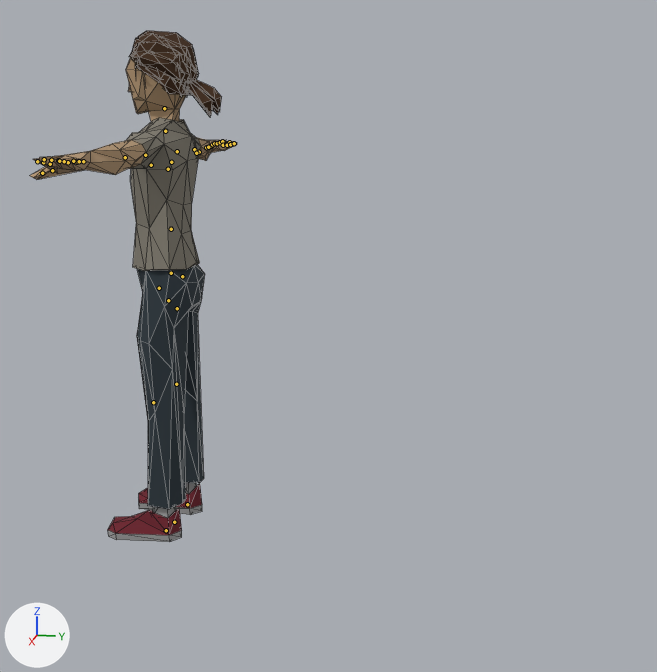
An edit to the glTF model apps/arcade/public/models/people/casual2.glb, drawn before and after from the same camera.
Rendered twice from a camera (50 mm lens) standing at (3.15, 1.18, 1.57) and looking at (0.04, 0.56, 0.8). The axes (+X, +Y, +Z) are drawn at lower left. The lights are the same throughout. The first picture is the older version. The bones that change, and the others that lie on the model, are drawn over the model as lines. Mesh edges are drawn as thin lines.

Objects in the first picture: 'Casual2_Feet'.
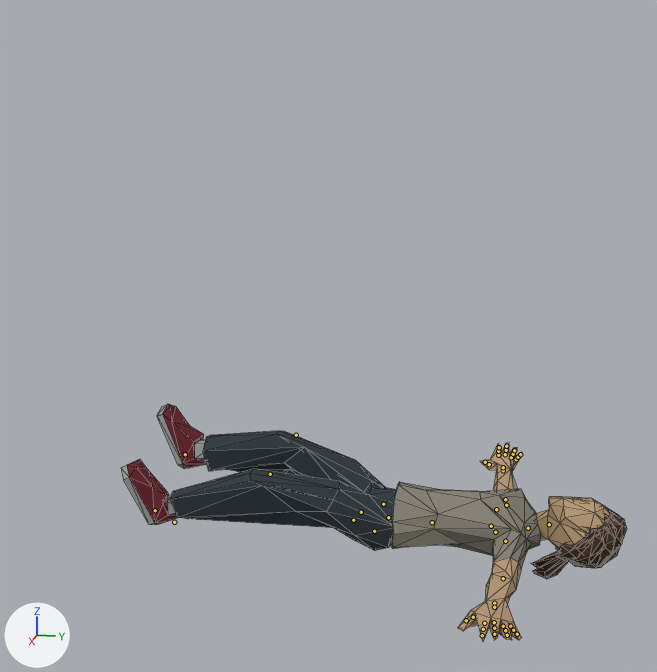
The newer file adds an action. The first version stands in its rest pose; the second is drawn at frame 19 of the action 'Death'.

Boxes (x1, y1, x2, y2) around the edits, measured in the pictures (657 x 672 px):
'Casual2_Feet', posed (144% wider, 54% shorter): before (30, 31, 237, 542); after (121, 404, 627, 641)
bone 'Body', root to tip: before (177, 308) to (177, 306); after (353, 520) to (355, 520)
bone 'Neck', root to tip: before (165, 131) to (165, 128); after (528, 528) to (530, 527)
bone 'Head', root to tip: before (164, 108) to (164, 106); after (549, 524) to (551, 525)
bone 'UpperArm.L', root to tip: before (145, 155) to (144, 155); after (505, 541) to (505, 542)
bone 'LowerArm.L', root to tip: before (125, 157) to (123, 158); after (503, 578) to (503, 579)
bone 'Wrist.L', root to tip: before (83, 161) to (82, 161); after (494, 603) to (494, 604)
bone 'Index2.L', root to tip: before (50, 164) to (48, 163); after (484, 623) to (484, 624)
bone 'Index3.L', root to tip: before (43, 162) to (42, 162); after (483, 629) to (482, 630)
bone 'Thumb3.L', root to tip: before (42, 173) to (39, 173); after (466, 620) to (464, 622)
bone 'UpperArm.R', root to tip: before (177, 151) to (178, 151); after (506, 505) to (506, 504)
bone 'LowerArm.R', root to tip: before (194, 149) to (195, 149); after (505, 499) to (505, 498)
bone 'Wrist.R', root to tip: before (206, 147) to (207, 147); after (503, 470) to (503, 469)
bone 'Thumb3.R', root to tip: before (196, 153) to (196, 153); after (485, 462) to (484, 462)
bone 'UpperLeg.L', root to tip: before (159, 288) to (159, 289); after (374, 531) to (373, 530)
bone 'LowerLeg.L', root to tip: before (153, 402) to (153, 403); after (270, 474) to (269, 474)
bone 'UpperLeg.R', root to tip: before (182, 276) to (182, 277); after (383, 504) to (383, 503)
bone 'LowerLeg.R', root to tip: before (176, 384) to (176, 385); after (296, 435) to (295, 435)
bone 'Foot.L', root to tip: before (166, 530) to (163, 530); after (155, 510) to (154, 508)
bone 'Foot.R', root to tip: before (187, 504) to (185, 504); after (185, 454) to (184, 452)

The change, as a list of edits to the scene's bpy script:
```text
Change bone_body:
    where bone_body = bpy.data.objects['CharacterArmature'].pose.bones['Body']  # child of 'Root'
    bone_body.location: (0.0, 0.0, 0.0) -> (0.0, -0.0079, -0.00671)
    bone_body.rotation_quaternion: (1.0, 0.0, 0.0, 0.0) -> (0.713, -0.701, 0.0, 0.0)  # degrees (0, 0, 0) -> degrees (-89, 0, 0)
Change bone_neck:
    where bone_neck = bpy.data.objects['CharacterArmature'].pose.bones['Neck']  # child of 'Chest'
    bone_neck.rotation_quaternion: (1.0, 0.0, 0.0, 0.0) -> (0.993, 0.12, 0.0, 0.0)  # degrees (0, 0, 0) -> degrees (14, 0, 0)
Change bone_head:
    where bone_head = bpy.data.objects['CharacterArmature'].pose.bones['Head']  # child of 'Neck'
    bone_head.rotation_quaternion: (1.0, 0.0, 0.0, 0.0) -> (0.978, -0.21, 0.0, 0.001)  # degrees (0, 0, 0) -> degrees (-24, 0, 0)
Change bone_upperarm_l:
    where bone_upperarm_l = bpy.data.objects['CharacterArmature'].pose.bones['UpperArm.L']  # child of 'Shoulder.L'
    bone_upperarm_l.rotation_quaternion: (1.0, 0.0, 0.0, 0.0) -> (-0.936, 0.058, -0.324, -0.125)  # degrees (0, 0, 0) -> degrees (-2, 38, 15)
Change bone_lowerarm_l:
    where bone_lowerarm_l = bpy.data.objects['CharacterArmature'].pose.bones['LowerArm.L']  # child of 'UpperArm.L'
    bone_lowerarm_l.rotation_quaternion: (1.0, 0.0, 0.0, 0.0) -> (0.974, 0.128, 0.149, -0.115)  # degrees (0, 0, 0) -> degrees (13, 19, -11)
Change bone_wrist_l:
    where bone_wrist_l = bpy.data.objects['CharacterArmature'].pose.bones['Wrist.L']  # child of 'LowerArm.L'
    bone_wrist_l.rotation_quaternion: (1.0, 0.0, 0.0, 0.0) -> (0.973, -0.013, 0.229, 0.004)  # degrees (0, 0, 0) -> degrees (-2, 27, 0)
Change bone_index2_l:
    where bone_index2_l = bpy.data.objects['CharacterArmature'].pose.bones['Index2.L']  # child of 'Index1.L'
    bone_index2_l.rotation_quaternion: (1.0, 0.0, 0.0, 0.0) -> (0.992, -0.122, 0.016, 0.001)  # degrees (0, 0, 0) -> degrees (-14, 2, 0)
Change bone_index3_l:
    where bone_index3_l = bpy.data.objects['CharacterArmature'].pose.bones['Index3.L']  # child of 'Index2.L'
    bone_index3_l.rotation_quaternion: (1.0, 0.0, 0.0, 0.0) -> (0.998, -0.064, 0.015, 0.008)  # degrees (0, 0, 0) -> degrees (-7, 2, 1)
Change bone_thumb3_l:
    where bone_thumb3_l = bpy.data.objects['CharacterArmature'].pose.bones['Thumb3.L']  # child of 'Thumb2.L'
    bone_thumb3_l.rotation_quaternion: (1.0, 0.0, 0.0, 0.0) -> (0.992, -0.113, -0.029, 0.056)  # degrees (0, 0, 0) -> degrees (-13, -3, 7)
Change bone_upperarm_r:
    where bone_upperarm_r = bpy.data.objects['CharacterArmature'].pose.bones['UpperArm.R']  # child of 'Shoulder.R'
    bone_upperarm_r.rotation_quaternion: (1.0, 0.0, 0.0, 0.0) -> (0.936, -0.058, -0.324, -0.125)  # degrees (0, 0, 0) -> degrees (-2, -38, -15)
Change bone_lowerarm_r:
    where bone_lowerarm_r = bpy.data.objects['CharacterArmature'].pose.bones['LowerArm.R']  # child of 'UpperArm.R'
    bone_lowerarm_r.rotation_quaternion: (1.0, 0.0, 0.0, 0.0) -> (0.978, 0.128, -0.139, 0.089)  # degrees (0, 0, 0) -> degrees (14, -17, 8)
Change bone_wrist_r:
    where bone_wrist_r = bpy.data.objects['CharacterArmature'].pose.bones['Wrist.R']  # child of 'LowerArm.R'
    bone_wrist_r.rotation_quaternion: (1.0, 0.0, 0.0, 0.0) -> (0.973, -0.013, -0.229, -0.004)  # degrees (0, 0, 0) -> degrees (-2, -27, 0)
Change bone_thumb3_r:
    where bone_thumb3_r = bpy.data.objects['CharacterArmature'].pose.bones['Thumb3.R']  # child of 'Thumb2.R'
    bone_thumb3_r.rotation_quaternion: (1.0, 0.0, 0.0, 0.0) -> (0.992, -0.113, 0.029, -0.056)  # degrees (0, 0, 0) -> degrees (-13, 3, -7)
Change bone_upperleg_l:
    where bone_upperleg_l = bpy.data.objects['CharacterArmature'].pose.bones['UpperLeg.L']  # child of 'Body'
    bone_upperleg_l.rotation_quaternion: (1.0, 0.0, 0.0, 0.0) -> (-0.974, 0.023, 0.081, -0.208)  # degrees (0, 0, 0) -> degrees (-5, -9, 24)
Change bone_lowerleg_l:
    where bone_lowerleg_l = bpy.data.objects['CharacterArmature'].pose.bones['LowerLeg.L']  # child of 'UpperLeg.L'
    bone_lowerleg_l.rotation_quaternion: (1.0, 0.0, 0.0, 0.0) -> (0.93, 0.368, 0.0, 0.0)  # degrees (0, 0, 0) -> degrees (43, 0, 0)
Change bone_upperleg_r:
    where bone_upperleg_r = bpy.data.objects['CharacterArmature'].pose.bones['UpperLeg.R']  # child of 'Body'
    bone_upperleg_r.rotation_quaternion: (1.0, 0.0, 0.0, 0.0) -> (0.963, -0.037, -0.043, -0.264)  # degrees (0, 0, 0) -> degrees (-3, -6, -31)
Change bone_lowerleg_r:
    where bone_lowerleg_r = bpy.data.objects['CharacterArmature'].pose.bones['LowerLeg.R']  # child of 'UpperLeg.R'
    bone_lowerleg_r.rotation_quaternion: (1.0, 0.0, 0.0, 0.0) -> (0.933, 0.361, 0.0, 0.0)  # degrees (0, 0, 0) -> degrees (42, 0, 0)
Change bone_foot_l:
    where bone_foot_l = bpy.data.objects['CharacterArmature'].pose.bones['Foot.L']  # child of 'Root'
    bone_foot_l.location: (0.0, 0.0, 0.0) -> (0.0, 0.00039, -0.00078)
    bone_foot_l.rotation_quaternion: (1.0, 0.0, 0.0, 0.0) -> (0.842, -0.539, 0.0, 0.0)  # degrees (0, 0, 0) -> degrees (-65, 0, 0)
Change bone_foot_r:
    where bone_foot_r = bpy.data.objects['CharacterArmature'].pose.bones['Foot.R']  # child of 'Root'
    bone_foot_r.location: (0.0, 0.0, 0.0) -> (-0.00077, 0.00032, -0.00186)
    bone_foot_r.rotation_quaternion: (1.0, 0.0, 0.0, 0.0) -> (0.844, -0.536, 0.0, 0.0)  # degrees (0, 0, 0) -> degrees (-65, 0, 0)
```
